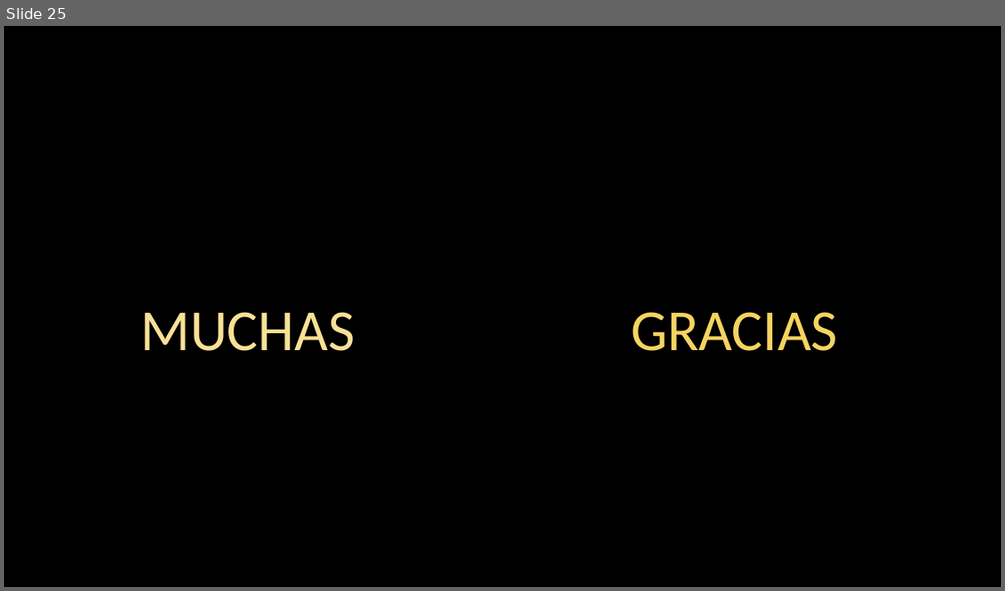
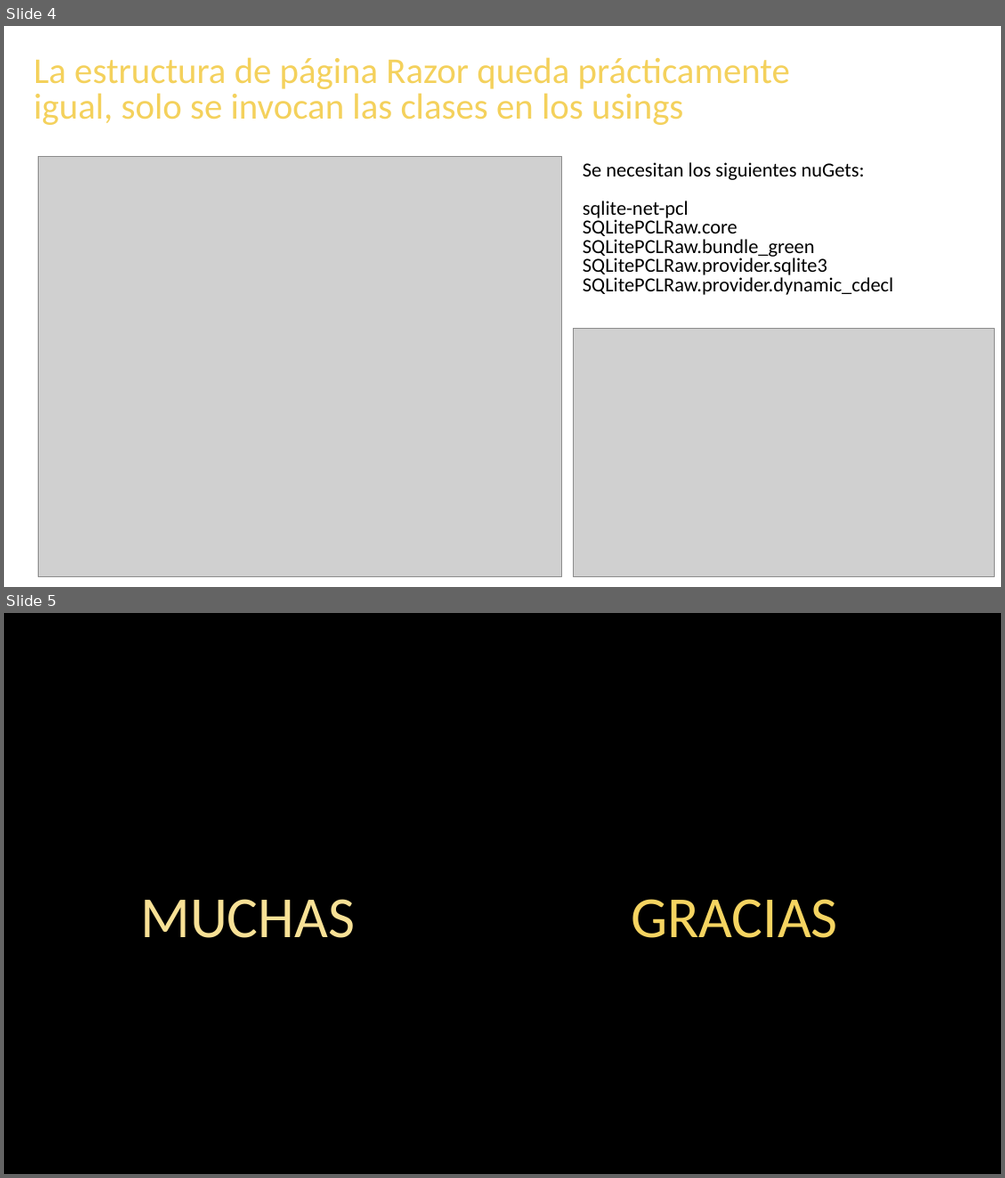
Before and after one commit to srodriguezp/.NetCore, a slide deck: 13) .Net MAUI/SQLite MAUI Blazor Híbrida (2024).pptx. Shown one above the other, each under a label of ours: slide 25 before the commit, slides 4 and 5 after it. The pictures are 1005x591 and 1005x1178 pixels, drawn with LibreOffice and Linux fonts; fonts in the diff are those of the drawing; grey boxes stand for pictures; background and template pictures are left out. Boxes give left, top, right and bottom in pixels: in the first picture for what was removed or moved away, otherwise in the second. Text is boxed around its words. In the diff, an @@ line names an element or a change of style, - is before the commit and + after.

Commit message:
Update de SQLite + Maui Blazor

```diff
--- a/13) .Net MAUI/SQLite MAUI Blazor Híbrida (2024).pptx
+++ b/13) .Net MAUI/SQLite MAUI Blazor Híbrida (2024).pptx
@@ slide 4 added at <box>4,26,1001,587</box>, background picture (left out) @@
@@ text added at <box>33,57,790,125</box>, 70 pt, text #F4D15C @@
+La estructura de página Razor queda prácticamente igual, solo se invocan las clases en los usings
@@ picture added at <box>38,156,561,577</box> @@
@@ text added at <box>582,162,893,295</box>, 38.4 pt, text #000000 @@
+Se necesitan los siguientes nuGets:
+sqlite-net-pcl
+SQLitePCLRaw.core
+SQLitePCLRaw.bundle_green
+SQLitePCLRaw.provider.sqlite3
+SQLitePCLRaw.provider.dynamic_cdecl
@@ picture added at <box>573,328,994,577</box> @@
@@ what was slide 25 is now slide 5 @@
```
Also in this commit, not shown: 1 slide changed, 2 other slides added, 23 slides removed, 44 other files.
